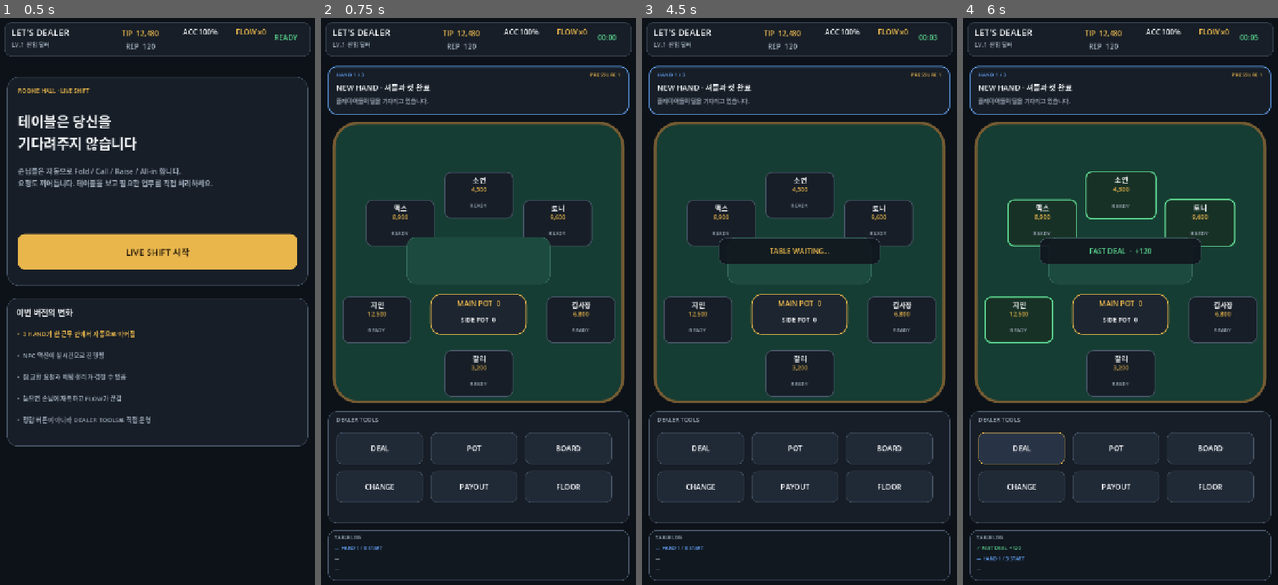
Above: before the commit, frames 1-4 (left to right).
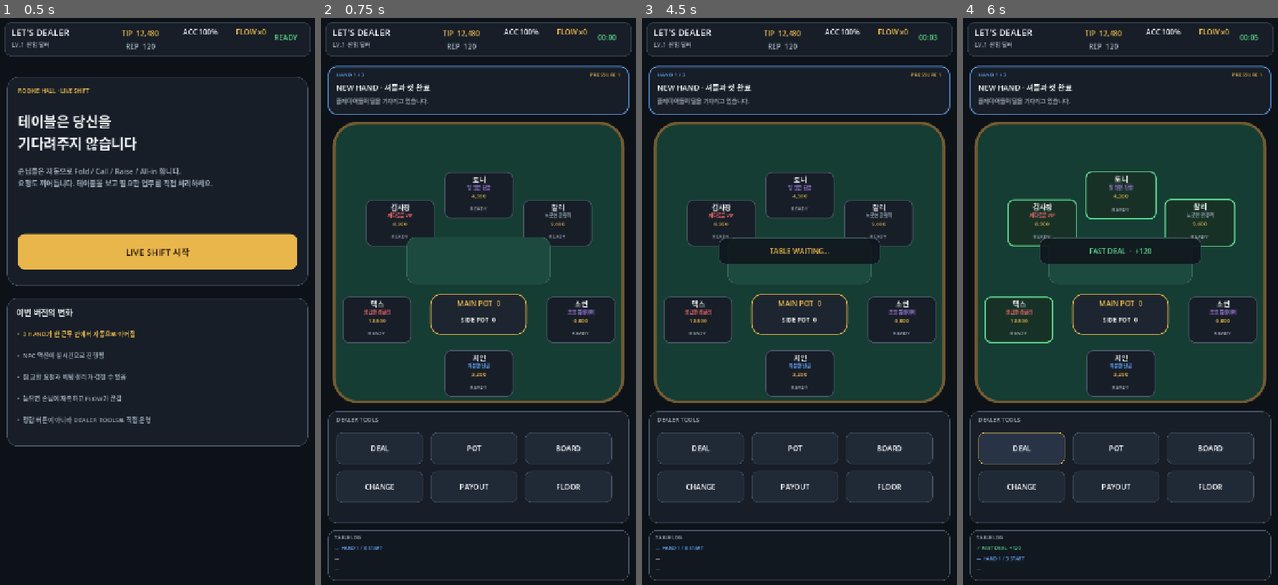
Above: after the commit, the same moments.

Repository: Queenrain9/lets-dealer
Game: Godot game, scene res://scenes/main.tscn
Two runs of this game, one before a commit and one after it. Both use one fixed random seed, a clock stepped at 60 frames per second and the inputs below.
Inputs (mouse positions are in pixels of both pictures, inside the frame that each line leads up to):
- Up to frame 1 (0.5 s): no input
- Up to frame 2 (0.75 s): click "LIVE SHIFT 시작" at 0.5 s
- Up to frame 3 (4.5 s): click (698, 318) at 1.27 s; click (720, 222) at 2.02 s; click (799, 193) at 2.77 s; click (878, 222) at 3.52 s; click (903, 318) at 4.27 s
- Up to frame 4 (6 s): click (1120, 375) at 5.02 s; click "DEAL" at 5.75 s

Frame 1 is identical in both runs. In frame 2, 1.2% of the frame differs, in the area x 13-88%, y 27-66%; in frame 3, 1.2%; in frame 4, 1.2%.

Commit message:
Connect NPC personalities to live table runtime

Diff:
--- a/scripts/gameplay/main_game.gd
+++ b/scripts/gameplay/main_game.gd
@@ -46,6 +46,8 @@
 const STREET_ORDER: Array[String] = ["preflop", "flop", "turn", "river"]
 
 var hands: Array[Dictionary] = []
+var roster: Array[NPCProfile] = []
+var shift_seed: int = 1
 var hand_index: int = -1
 var street_index: int = 0
 var shift_elapsed: float = 0.0
@@ -95,6 +97,7 @@
 
 var seat_panels: Array[Panel] = []
 var seat_name_labels: Array[Label] = []
+var seat_trait_labels: Array[Label] = []
 var seat_stack_labels: Array[Label] = []
 var seat_state_labels: Array[Label] = []
 var bet_panels: Array[Panel] = []
@@ -364,8 +367,8 @@
 	seat_panels.append(seat)
 
 	var name_label := Label.new()
-	name_label.position = Vector2(8, 7)
-	name_label.size = Vector2(138, 23)
+	name_label.position = Vector2(8, 5)
+	name_label.size = Vector2(138, 22)
 	name_label.text = PLAYER_NAMES[index]
 	name_label.horizontal_alignment = HORIZONTAL_ALIGNMENT_CENTER
 	name_label.add_theme_font_size_override("font_size", 15)
@@ -374,20 +377,31 @@
 	seat.add_child(name_label)
 	seat_name_labels.append(name_label)
 
+	var trait_label := Label.new()
+	trait_label.position = Vector2(8, 27)
+	trait_label.size = Vector2(138, 18)
+	trait_label.text = "REGULAR"
+	trait_label.horizontal_alignment = HORIZONTAL_ALIGNMENT_CENTER
+	trait_label.add_theme_font_size_override("font_size", 10)
+	trait_label.add_theme_color_override("font_color", INFO)
+	trait_label.mouse_filter = Control.MOUSE_FILTER_IGNORE
+	seat.add_child(trait_label)
+	seat_trait_labels.append(trait_label)
+
 	var stack_label := Label.new()
-	stack_label.position = Vector2(8, 30)
-	stack_label.size = Vector2(138, 22)
+	stack_label.position = Vector2(8, 45)
+	stack_label.size = Vector2(138, 20)
 	stack_label.text = _format_amount(PLAYER_STACKS[index])
 	stack_label.horizontal_alignment = HORIZONTAL_ALIGNMENT_CENTER
-	stack_label.add_theme_font_size_override("font_size", 13)
+	stack_label.add_theme_font_size_override("font_size", 12)
 	stack_label.add_theme_color_override("font_color", ACCENT)
 	stack_label.mouse_filter = Control.MOUSE_FILTER_IGNORE
 	seat.add_child(stack_label)
 	seat_stack_labels.append(stack_label)
 
 	var state_label := Label.new()
-	state_label.position = Vector2(8, 56)
-	state_label.size = Vector2(138, 38)
+	state_label.position = Vector2(8, 66)
+	state_label.size = Vector2(138, 32)
 	state_label.text = "WAIT"
 	state_label.horizontal_alignment = HORIZONTAL_ALIGNMENT_CENTER
 	state_label.vertical_alignment = VERTICAL_ALIGNMENT_CENTER
@@ -678,7 +692,10 @@
 
 
 func _start_shift() -> void:
-	hands = LiveShiftScenario.build()
+	shift_seed = int((Time.get_ticks_msec() + cash * 31) % 2147483647)
+	roster = NPCRoster.build(shift_seed)
+	hands = LiveShiftScenario.build(shift_seed, roster)
+	_apply_roster_to_seats()
 	hand_index = 0
 	shift_elapsed = 0.0
 	session_active = true
@@ -812,7 +829,7 @@
 				_flash_panel(seat_panels[seat], INFO)
 				bet_panels[seat].visible = bet > 0
 				bet_labels[seat].text = _format_amount(bet)
-				headline_label.text = "%s · %s" % [PLAYER_NAMES[seat], state]
+				headline_label.text = "%s · %s" % [_seat_name(seat), state]
 		"request":
 			_spawn_service_request(event)
 		"betting_closed":
@@ -835,7 +852,7 @@
 		"phase": "SERVICE",
 		"expected_action": "chip_change",
 		"success_text": "CHIP CHANGE",
-		"base_tip": 150,
+		"base_tip": int(event.get("tip", 150)),
 		"source_seat": seat,
 		"blocking": false,
 		"patience_limit": patience,
@@ -947,10 +964,11 @@
 		if not duty.warned and duty.age >= duty.patience_limit * 0.65:
 			duty.warned = true
 			if duty.expected_action == "chip_change":
-				var seat_name: String = "손님"
-				if duty.source_seat >= 0 and duty.source_seat < PLAYER_NAMES.size():
-					seat_name = PLAYER_NAMES[duty.source_seat]
-				_show_feedback("%s: 딜러?" % seat_name, ACCENT)
+				var seat_name: String = _seat_name(duty.source_seat)
+				var warning: String = "딜러?"
+				if duty.source_seat >= 0 and duty.source_seat < roster.size():
+					warning = roster[duty.source_seat].warning_line
+				_show_feedback("%s: %s" % [seat_name, warning], ACCENT)
 			elif duty.blocking:
 				_show_feedback("TABLE WAITING...", ACCENT)
 
@@ -970,9 +988,15 @@
 			pending_duties.remove_at(i)
 			mistakes += 1
 			flow_combo = 0
-			tips = maxi(tips - 80, 0)
-			_append_history("× 요청 놓침 · TIP -80", BAD)
-			_show_feedback("REQUEST MISSED", BAD)
+			var penalty: int = 80
+			var miss_line: String = "요청을 놓쳤습니다."
+			if duty.source_seat >= 0 and duty.source_seat < roster.size():
+				var profile: NPCProfile = roster[duty.source_seat]
+				penalty = int(round(80.0 * profile.tip_multiplier))
+				miss_line = profile.miss_line
+			tips = maxi(tips - penalty, 0)
+			_append_history("× 요청 놓침 · TIP -%d" % penalty, BAD)
+			_show_feedback("%s: %s" % [_seat_name(duty.source_seat), miss_line], BAD)
 			_refresh_request_panel_from_duties()
 			_refresh_hud()
 			_refresh_pressure()
@@ -1389,6 +1413,33 @@
 	pot_panel.add_theme_stylebox_override("panel", _style(Color("1d2630"), ACCENT, 2, 24))
 
 
+
+func _apply_roster_to_seats() -> void:
+	for i in range(seat_name_labels.size()):
+		if i < roster.size():
+			seat_name_labels[i].text = roster[i].display_name
+			seat_trait_labels[i].text = roster[i].trait_label
+			if roster[i].patience < 0.75:
+				seat_trait_labels[i].add_theme_color_override("font_color", BAD)
+			elif roster[i].request_bias > 1.25:
+				seat_trait_labels[i].add_theme_color_override("font_color", PURPLE)
+			elif roster[i].action_speed > 1.20:
+				seat_trait_labels[i].add_theme_color_override("font_color", MUTED)
+			else:
+				seat_trait_labels[i].add_theme_color_override("font_color", INFO)
+		else:
+			seat_name_labels[i].text = PLAYER_NAMES[i]
+			seat_trait_labels[i].text = "REGULAR"
+			seat_trait_labels[i].add_theme_color_override("font_color", INFO)
+
+
+func _seat_name(index: int) -> String:
+	if index >= 0 and index < roster.size():
+		return roster[index].display_name
+	if index >= 0 and index < PLAYER_NAMES.size():
+		return PLAYER_NAMES[index]
+	return "손님"
+
 func _format_amount(value: int) -> String:
 	var raw: String = str(value)
 	var result: String = ""
